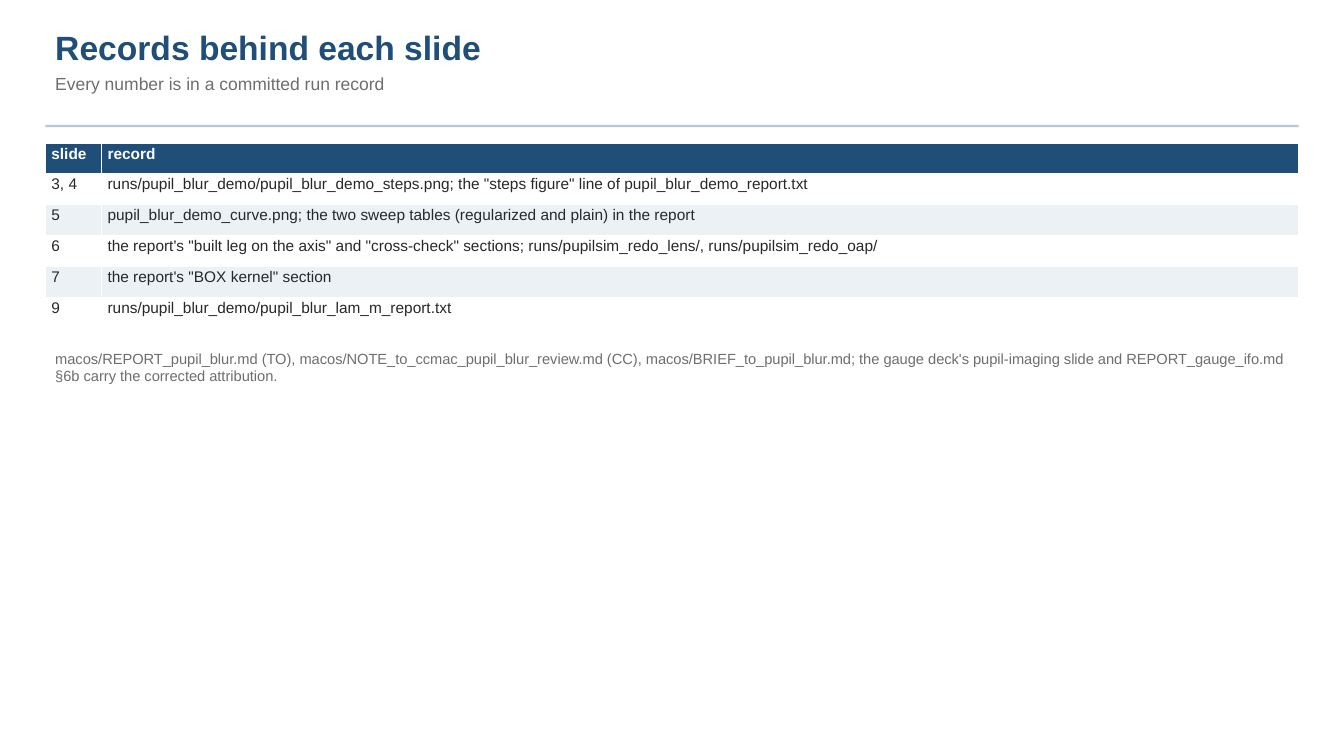
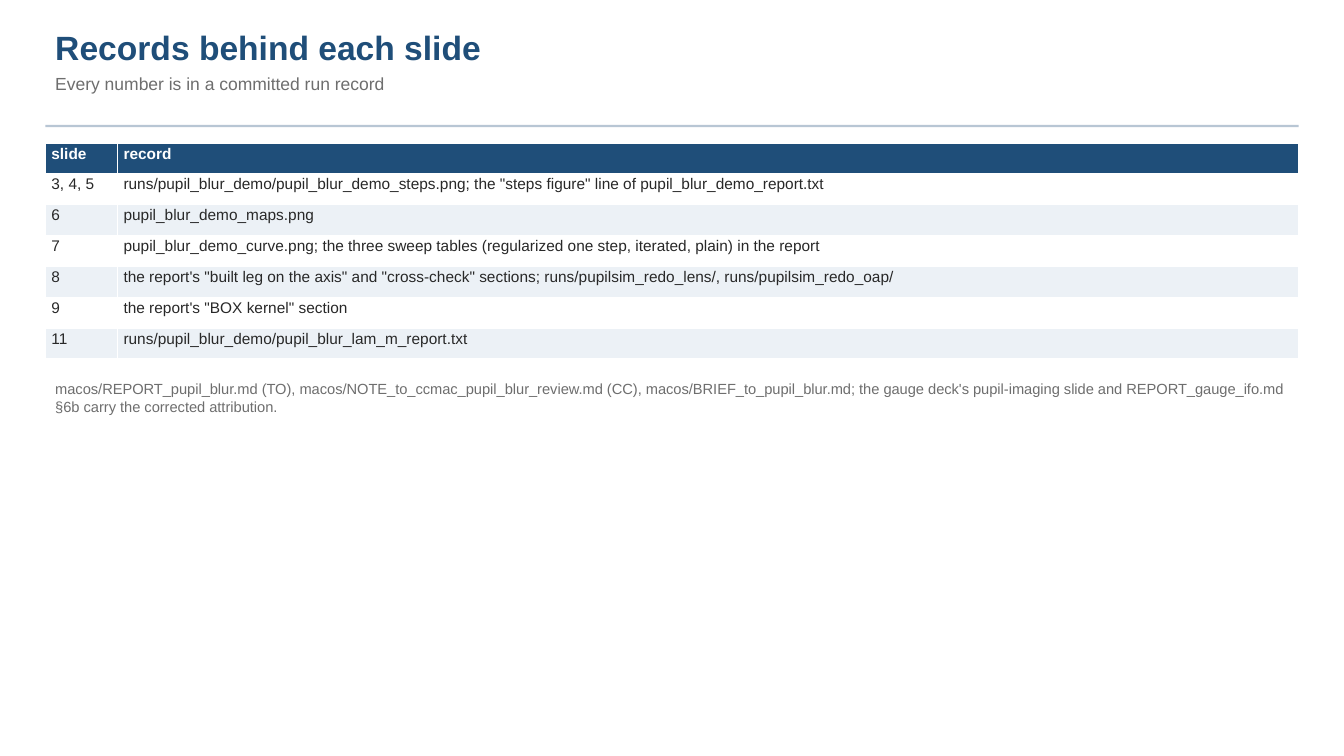
Before and after one commit to nasa-jpl/macos, a slide deck: slide 13 of demo_session/deck_blur.pptx (slide 11 before the commit). Drawn at 1344x756 pixels with LibreOffice and Linux fonts; fonts in the diff are those of the drawing. Boxes give left, top, right and bottom in pixels: in the first picture for what was removed or moved away, otherwise in the second. Text is boxed around its words. In the diff, an @@ line names an element or a change of style, - is before the commit and + after.

```diff
--- a/demo_session/deck_blur.pptx
+++ b/demo_session/deck_blur.pptx
@@ table at <box>45,143,1300,359</box> @@
-row 2: 3, 4 | runs/pupil_blur_demo/pupil_blur_demo_steps.png; the "steps figure" line of pupil_blur_demo_report.txt
-row 3: 5 | pupil_blur_demo_curve.png; the two sweep tables (regularized and plain) in the report
-row 4: 6 | the report's "built leg on the axis" and "cross-check" sections; runs/pupilsim_redo_lens/, runs/pupilsim_redo_oap/
-row 5: 7 | the report's "BOX kernel" section
-row 6: 9 | runs/pupil_blur_demo/pupil_blur_lam_m_report.txt
+row 2: 3, 4, 5 | runs/pupil_blur_demo/pupil_blur_demo_steps.png; the "steps figure" line of pupil_blur_demo_report.txt
+row 3: 6 | pupil_blur_demo_maps.png
+row 4: 7 | pupil_blur_demo_curve.png; the three sweep tables (regularized one step, iterated, plain) in the report
+row 5: 8 | the report's "built leg on the axis" and "cross-check" sections; runs/pupilsim_redo_lens/, runs/pupilsim_redo_oap/
+row 6: 9 | the report's "BOX kernel" section
+row 7: 11 | runs/pupil_blur_demo/pupil_blur_lam_m_report.txt
@@ text "macos/REPORT_pupil_blur.md (TO), macos/NOTE_to_ccmac_pupil_b ...": place and size @@
-text "macos/REPORT_pupil_blur.md (TO), macos/NOTE_to_ccmac_pupil_b ..." at <box>55,353,1283,384</box>
+text "macos/REPORT_pupil_blur.md (TO), macos/NOTE_to_ccmac_pupil_b ..." at <box>55,383,1283,415</box>
```
Also in this commit, not shown: 5 other slides changed, 3 slides added, 1 slide removed, 7 other files.
